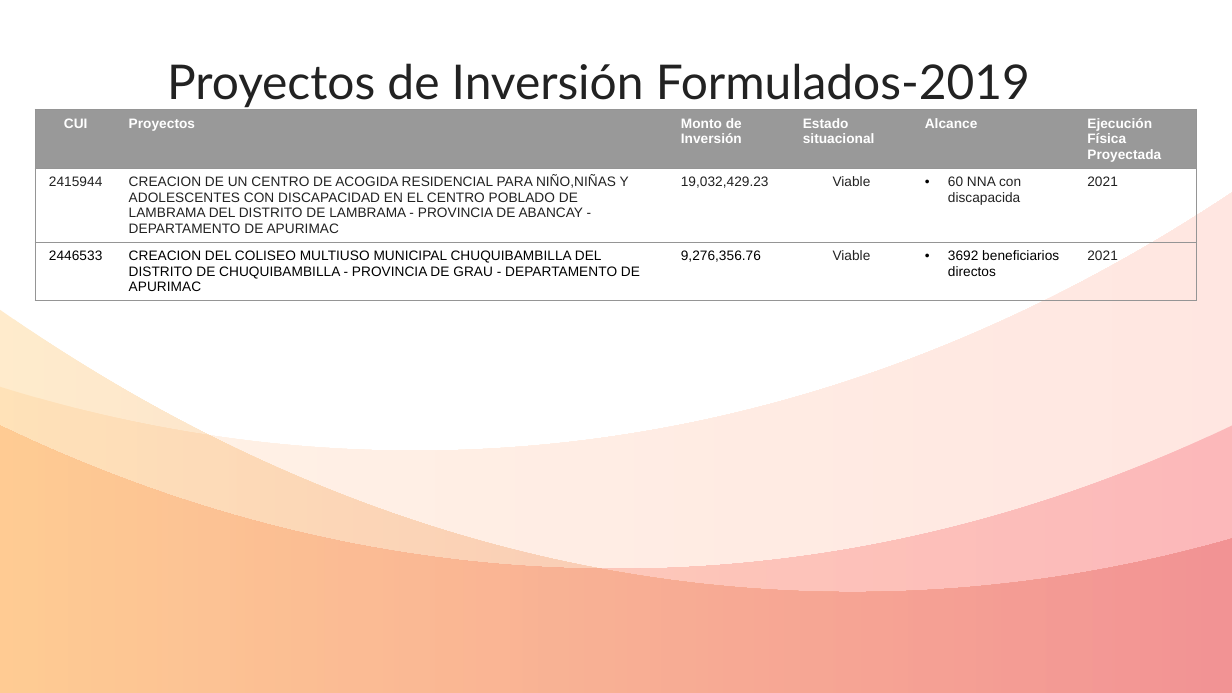
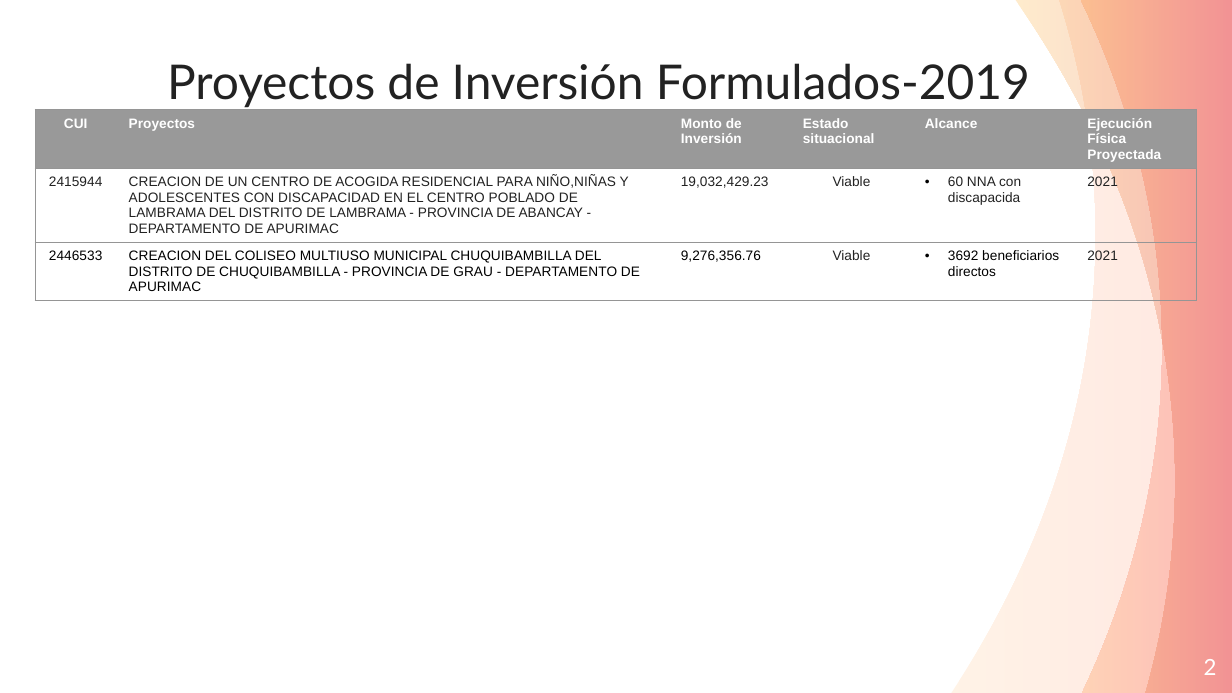
Before and after one commit to ORFEI-GRAP/Gestion-ORFEI, a slide deck: slide 2 of Proyectos Funcion Cultura y Social.pptx. Drawn at 1232x693 pixels with LibreOffice and Linux fonts; fonts in the diff are those of the drawing. Boxes give left, top, right and bottom in pixels: in the first picture for what was removed or moved away, otherwise in the second. Text is boxed around its words. In the diff, an @@ line names an element or a change of style, - is before the commit and + after.

```diff
--- a/Proyectos Funcion Cultura y Social.pptx
+++ b/Proyectos Funcion Cultura y Social.pptx
@@ freeform shape added at box(950, 0, 1232, 693), fill gradient #FFC486 to #FF866B @@
@@ freeform shape added at box(1016, 0, 1231, 693), fill gradient #FF9F00 to #CC0000 @@
@@ freeform shape added at box(1082, 0, 1232, 693), fill gradient #F20122 to #FF6A00 @@
@@ freeform shape removed at box(0, 192, 1232, 693) @@
@@ freeform shape removed at box(0, 309, 1232, 692) @@
@@ freeform shape removed at box(0, 425, 1232, 692) @@
@@ page number added at box(1204, 659, 1217, 675), 13 pt, text #FFFFFF @@
+2
```
